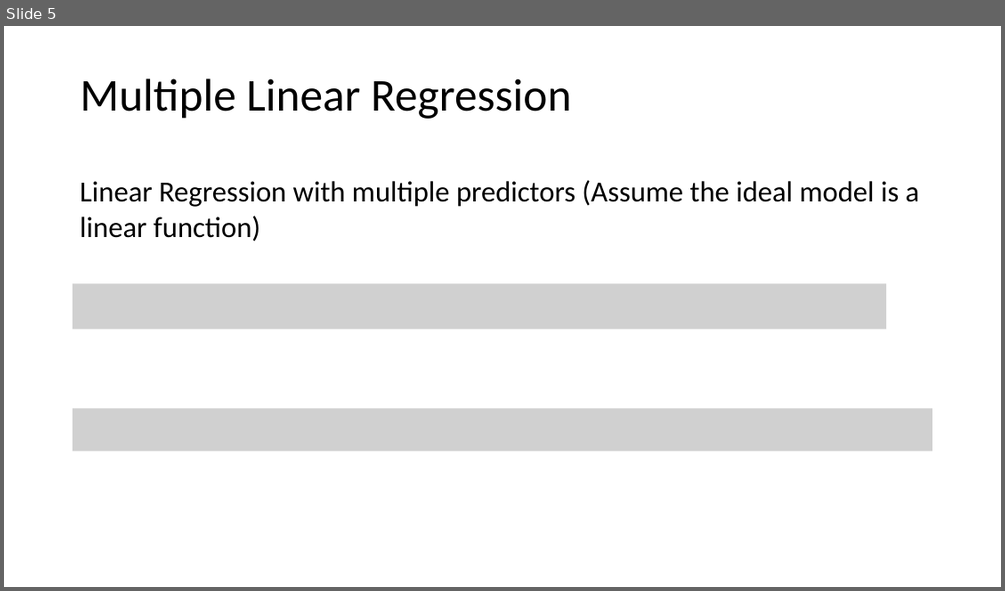
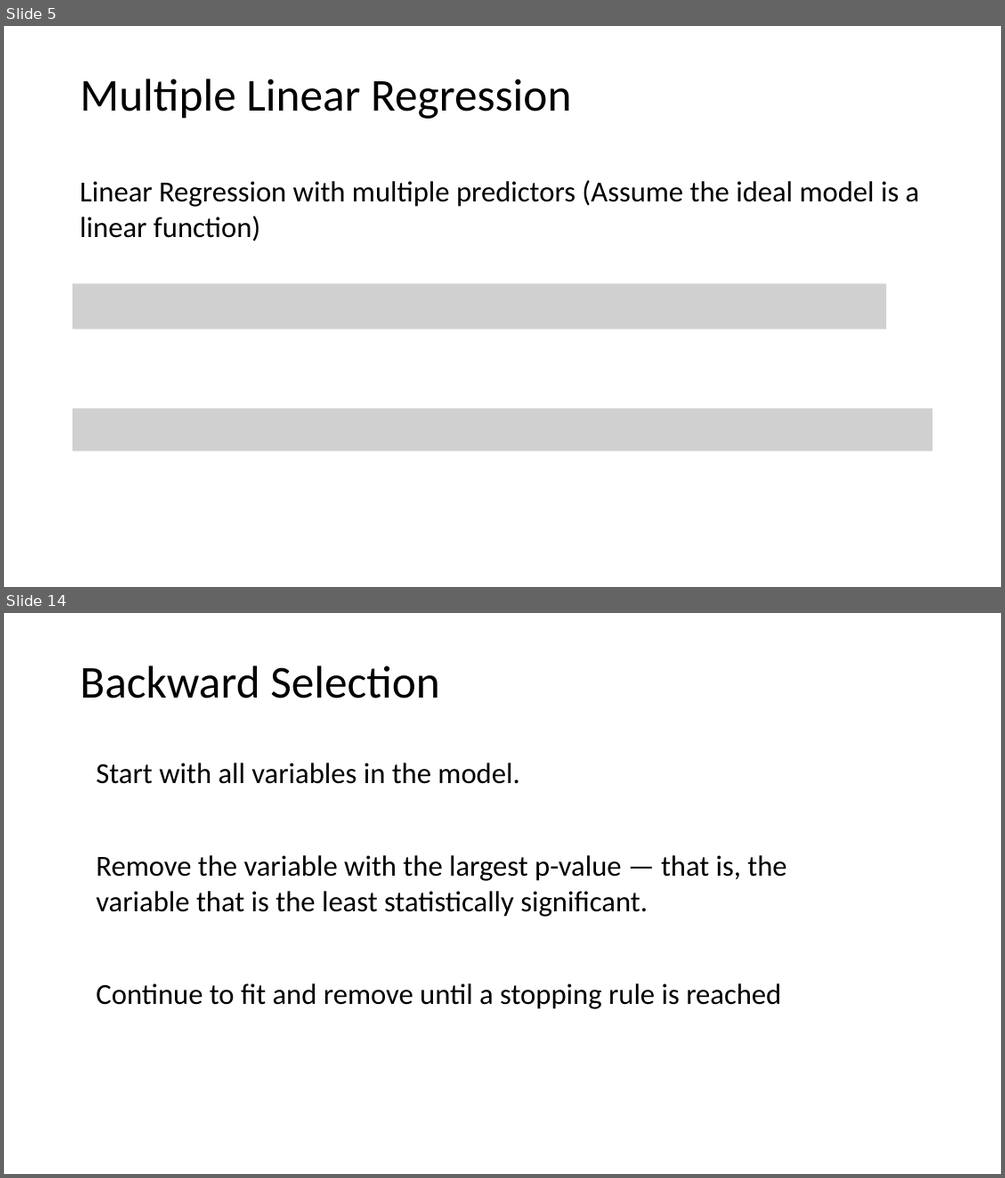
Before and after one commit to tianzheng4/tianzheng4.github.io, a slide deck: _umkc-teaching/slides/Lecture4.pptx. Shown one above the other, each under a label of ours: slide 5 before the commit, slides 5 and 14 after it; the slides between them are not shown. The pictures are 1005x591 and 1005x1178 pixels, drawn with LibreOffice and Linux fonts; fonts in the diff are those of the drawing; grey boxes stand for pictures. Boxes give left, top, right and bottom in pixels: in the first picture for what was removed or moved away, otherwise in the second. Text is boxed around its words. In the diff, an @@ line names an element or a change of style, - is before the commit and + after.

```diff
--- a/_umkc-teaching/slides/Lecture4.pptx
+++ b/_umkc-teaching/slides/Lecture4.pptx
@@ slide 14 added at (4, 613, 1001, 1174), background #FFFFFF @@
@@ title added at (80, 666, 440, 698), 44 pt, text #000000 @@
+Backward Selection
@@ text added at (96, 763, 519, 784), 28 pt, text #000000 @@
+Start with all variables in the model.
@@ text added at (96, 855, 786, 916), 28 pt, text #000000 @@
+Remove the variable with the largest p-value — that is, the
+variable that is the least statistically significant.
@@ text added at (96, 983, 781, 1009), 28 pt, text #000000 @@
+Continue to fit and remove until a stopping rule is reached
```
Also in this commit, not shown: 1 slide changed, 7 other slides added, 3 other files.
